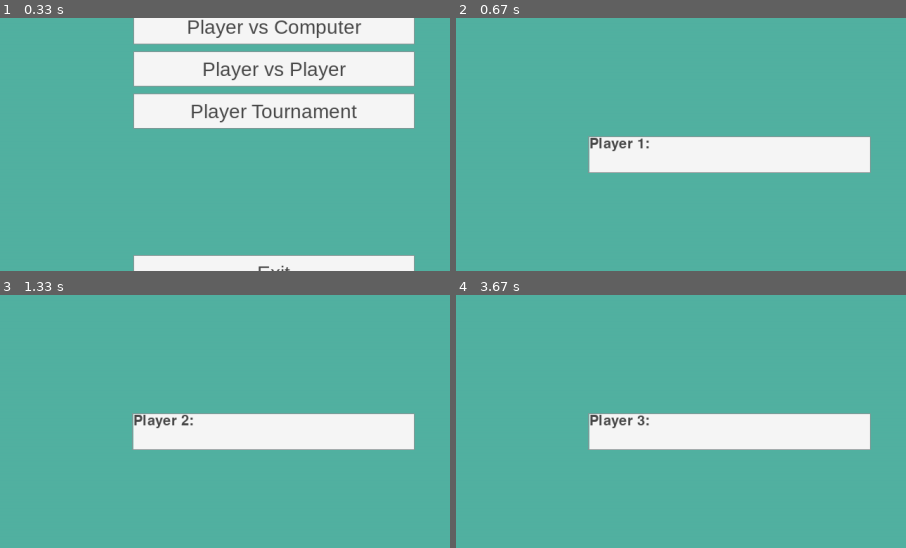
Above: before the commit, frames 1-4 (two rows, left to right).
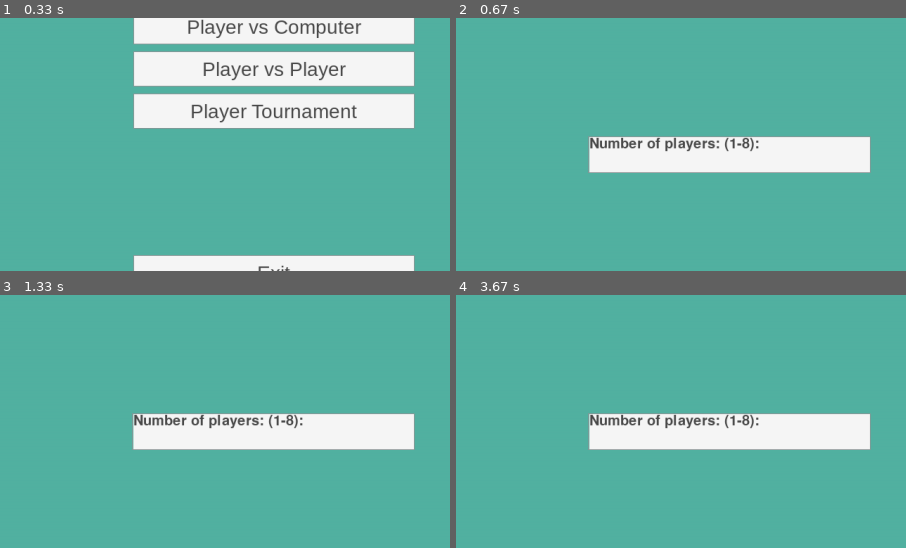
Above: after the commit, the same moments.

Repository: CristofferJakobsson/sepm-team-a
Game: pygame game, started from src/user_interface/user_interface.py
Two runs of this game, one before a commit and one after it. Both use one fixed random seed, a clock stepped at 60 frames per second and the inputs below.
Inputs (mouse positions are % of the whole screen's width and height, from its top left):
- Up to frame 1 (0.33 s): no input
- Up to frame 2 (0.67 s): click (46, 54) at 0.38 s
- Up to frame 3 (1.33 s): tap Enter at 0.67 s
- Up to frame 4 (3.67 s): tap - at 2 s; tap Enter at 3.5 s
The pictures show only the part of the screen within x 20-70%, y 37-87%; the shares and areas given below are measured in that part.

Frame 1 is identical in both runs. In frame 2, 0.9% of the frame differs, in the area x 30-68%, y 47-53%; in frame 3, 0.9%; in frame 4, 0.9%.

Commit message:
we can now display bracket, and select number of players.

Diff:
--- a/src/user_interface/player_names.py
+++ b/src/user_interface/player_names.py
@@ -69,20 +69,15 @@
 				current_string = current_string[0:-1]
 			elif inkey == K_RETURN:
 				if (not len([s for s in previousanswers if s=="".join(current_string)])>0):
+					# current_string = question
 					break
 			elif inkey == K_MINUS:
 				current_string.append("_")
 			elif inkey <= 127:
 				current_string.append(chr(inkey))
 			self.display_box(question + ": " + "".join(current_string))
-		return "".join(current_string)
 
-
-
-# def main():
-# 	screen = pygame.display.set_mode((320,240))
-# 	pn = Playernames(screen)
-# 	pn.askfor(8)
-
-
-# if __name__ == '__main__': main()
+		if len(current_string) == 0:
+			return question
+		else:
+			return "".join(current_string)
--- a/src/user_interface/user_interface.py
+++ b/src/user_interface/user_interface.py
@@ -4,6 +4,7 @@
 from centeredtext import centeredtext
 #from board import Board
 from player_names import Playernames
+from tournament_tree import Tournament
 
 import sys
 sys.path.insert(0, '../game_platform')
@@ -337,42 +338,26 @@
 		self.mainArea.fill(self.color_background)
 		buttonHalfWidth = 150
 		buttonHeight = 50
-
+		self.visiblebuttons = []
 		self.playernames = []
-
-		for n in range(8):
+		numplayers = 0
+
+		while(numplayers not in range(1,8)):
+			try:
+				numplayers = int(self.askfornames.ask("Number of players: (1-8)"))
+			except ValueError:
+				pass
+
+		for n in range(numplayers):
 			self.playernames.append(self.askfornames.ask("Player " + str(n+1), self.playernames))
 
-		self.mainArea.fill(self.color_background)
-
-		self.visiblebuttons = []
-
-		x = 20
-		y = 20
-
-		for n in range(8):
-			y = y + 80
-
-			if n % 2 == 0:
-				x = 100
-			else:
-				y = y - 80
-				x = 825
-
-			if len(self.playernames[n]) != 0:
-				self.visiblebuttons.append(
-					Button(pygame, self.mainArea).create(
-						self.color_menu,
-						self.color_darktext,
-						self.color_border,
-						x,
-						y,
-						buttonHalfWidth*2.5,
-						buttonHeight,
-						self.playernames[n],
-						self.displayMainMenu
-					)
-				)
+
+		self.mainArea.fill(self.color_background)
+
+		tournament = Tournament(self, self.playernames)
+		tournament.drawBracket()
+
+
 
 		self.visiblebuttons.append(
 			Button(pygame, self.mainArea).create(
